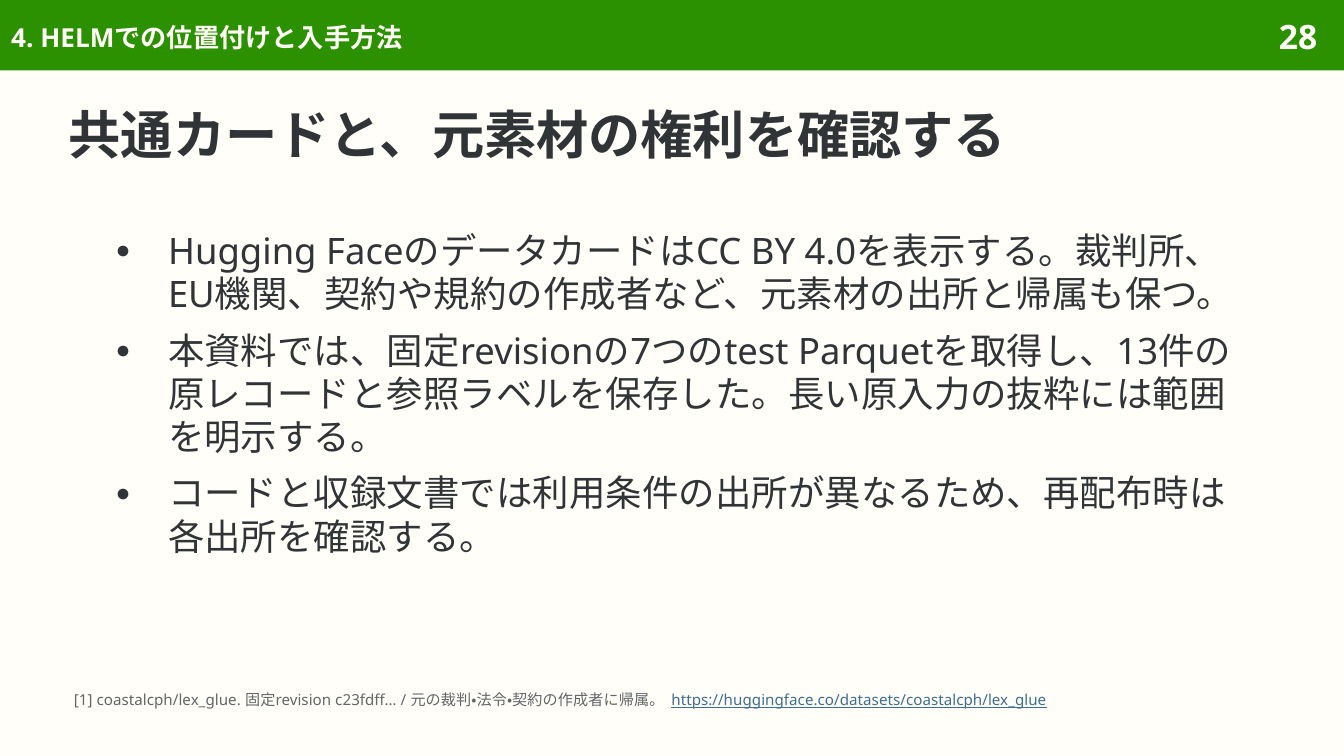
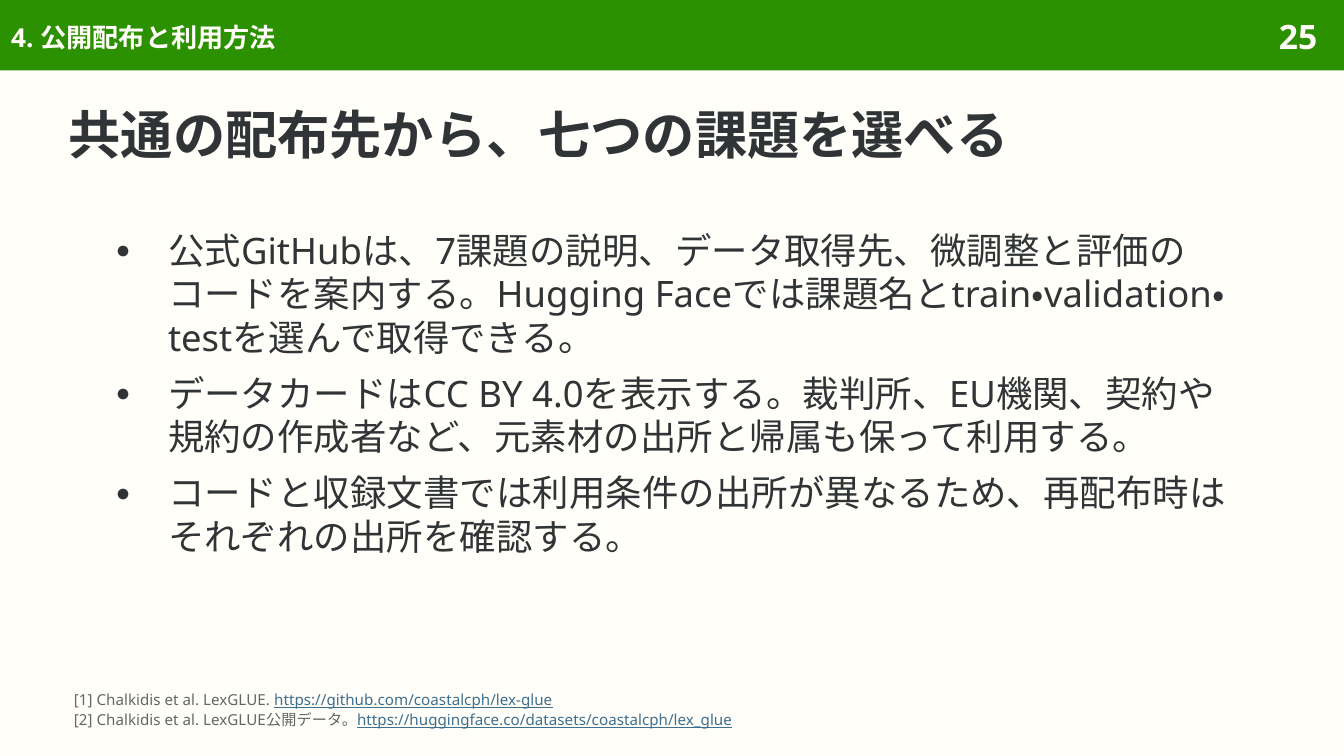
Before and after one commit to sasakiy84/datasets-in-10-minutes, a slide deck: slide 25 of slides/datasets-in-10-minutes-lexglue.pptx (slide 28 before the commit). Drawn at 1344x756 pixels with LibreOffice and Linux fonts; fonts in the diff are those of the drawing. Boxes give left, top, right and bottom in pixels: in the first picture for what was removed or moved away, otherwise in the second. Text is boxed around its words. In the diff, an @@ line names an element or a change of style, - is before the commit and + after.

Commit message:
Explain LexGLUE original tasks and clarify SCOTUS construction

```diff
--- a/slides/datasets-in-10-minutes-lexglue.pptx
+++ b/slides/datasets-in-10-minutes-lexglue.pptx
@@ title at (11, 24, 276, 50): text changed @@
-4. HELMでの位置付けと入手方法
+4. 公開配布と利用方法
@@ page number at (1279, 24, 1317, 50): text changed @@
-28
+25
@@ title at (69, 109, 1009, 159): text changed @@
-共通カードと、元素材の権利を確認する
+共通の配布先から、七つの課題を選べる
@@ text at (168, 233, 1226, 553): text changed @@
-● Hugging FaceのデータカードはCC BY 4.0を表示する。裁判所、EU機関、契約や規約の作成者など、元素材の出所と帰属も保つ。
-● 本資料では、固定revisionの7つのtest Parquetを取得し、13件の原レコードと参照ラベルを保存した。長い原入力の抜粋には範囲を明示する。
-● コードと収録文書では利用条件の出所が異なるため、再配布時は各出所を確認する。
+● 公式GitHubは、7課題の説明、データ取得先、微調整と評価のコードを案内する。Hugging Faceでは課題名とtrain・validation・testを選んで取得できる。
+● データカードはCC BY 4.0を表示する。裁判所、EU機関、契約や規約の作成者など、元素材の出所と帰属も保って利用する。
+● コードと収録文書では利用条件の出所が異なるため、再配布時はそれぞれの出所を確認する。
@@ text at (74, 693, 732, 729): text changed; text colour #626669 to #3F6F8F @@
-[1] coastalcph/lex_glue. 固定revision c23fdff… / 元の裁判・法令・契約の作成者に帰属。 https://huggingface.co/datasets/coastalcph/lex_glue
+[1] Chalkidis et al. LexGLUE. https://github.com/coastalcph/lex-glue
+[2] Chalkidis et al. LexGLUE公開データ。https://huggingface.co/datasets/coastalcph/lex_glue
```
Also in this commit, not shown: 41 other slides changed, 8 slides removed, 44 other files.
